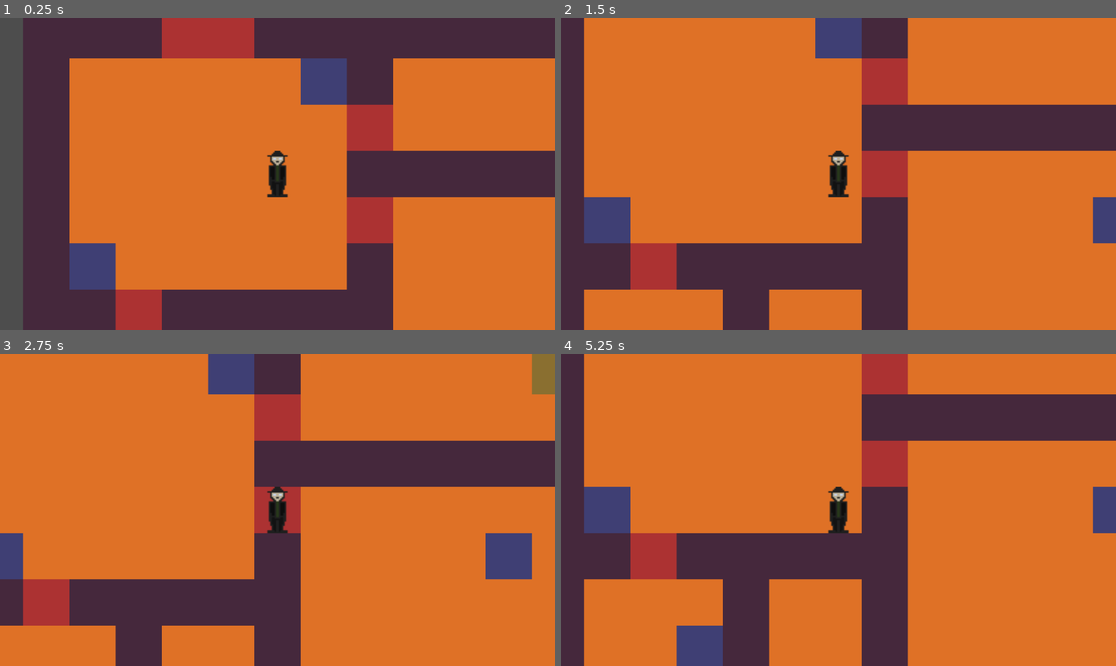
Above: before the commit, frames 1-4 (two rows, left to right).
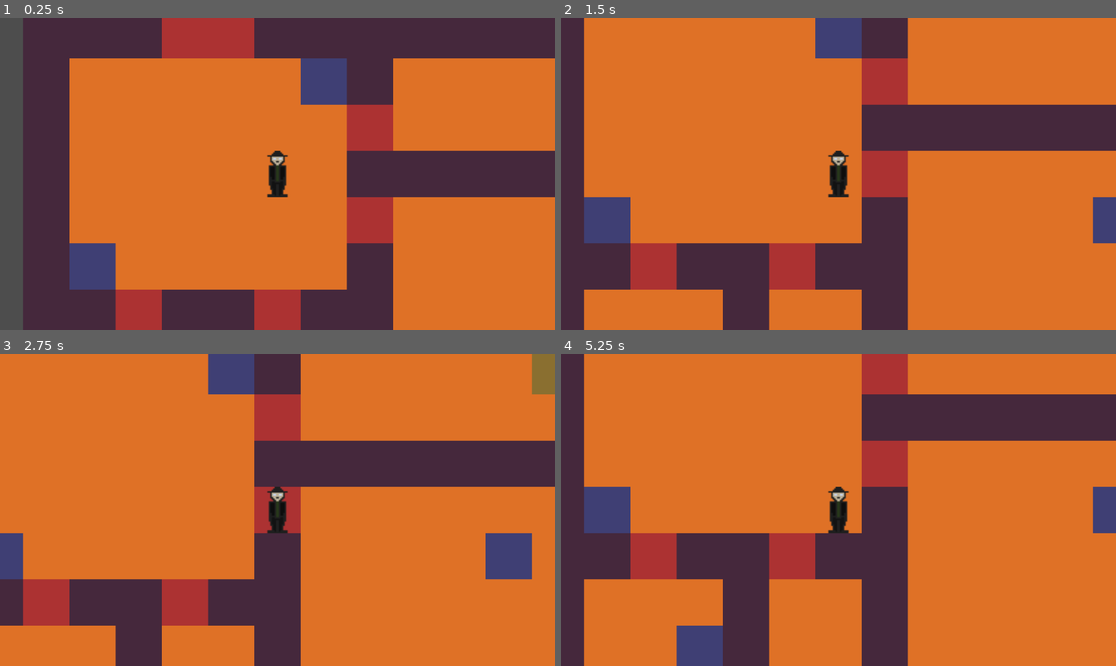
Above: after the commit, the same moments.

Repository: Akarnik0/TimeGame
Game: Godot game, scene res://Scenes/level.tscn
Two runs of this game, one before a commit and one after it. Both use one fixed random seed, a clock stepped at 60 frames per second and the inputs below.
Inputs:
- Up to frame 1 (0.25 s): no input
- Up to frame 2 (1.5 s): tap Enter at 0.5 s; hold D (right) 0.53-1.28 s; tap Space at 1.25 s; hold S (down) from 1.28 s (still down)
- Up to frame 3 (2.75 s): tap Enter at 2 s; release S (down) at 2.03 s; hold D (right) from 2.03 s (still down)
- Up to frame 4 (5.25 s): tap Space at 2.75, 4.25 s; release D (right) at 2.78 s; hold W (up) 2.78-3.53 s; tap Enter at 3.5 s; hold A (left) 3.53-5.03 s; hold S (down) from 5.03 s (still down)

The runs differ from the first frame. In frame 1, 1.1% of the frame differs, in the area x 45-55%, y 87-100%; in frame 2, 1.3%, in the area x 37-46%, y 72-88%; in frame 3, 1.3%; in frame 4, 1.2%.

Commit message:
dodata provjera prolaza kroz vrata

Diff:
--- /dev/null
+++ b/JSON/DoorLocations.json
@@ -0,0 +1,16 @@
+{
+	"Level1" :[
+		[112,16],
+		[112,80],
+		[48,144],
+		[-48,144],
+		[16,240],
+		[112,272],
+		[112,464],
+		[240,400],
+		[336,144],
+		[336,304],
+		[432,240],
+		[432,400]
+	]
+}
--- a/Scenes/level.tscn
+++ b/Scenes/level.tscn
@@ -1,6 +1,7 @@
-[gd_scene load_steps=15 format=4 uid="uid://cnx16dmfkhusg"]
+[gd_scene load_steps=16 format=4 uid="uid://cnx16dmfkhusg"]
 
 [ext_resource type="Texture2D" uid="uid://dpy6um7i5jvtv" path="res://Assets/TileAssets/Crvena.png" id="1_8c0lf"]
+[ext_resource type="Script" uid="uid://ckklj8718nab7" path="res://Scripts/LevelScripts/LevelName.gd" id="1_754fn"]
 [ext_resource type="Texture2D" uid="uid://crqtjmoa4axnu" path="res://Assets/TileAssets/Ljubicasta.png" id="2_754fn"]
 [ext_resource type="Script" uid="uid://v0w8xmff0klu" path="res://Scripts/CharacterScripts/CharacterMovement.gd" id="3_81xng"]
 [ext_resource type="Texture2D" uid="uid://b36vdlvtwq3ag" path="res://Assets/TileAssets/Narandzasta.png" id="3_bvt00"]
@@ -47,9 +48,10 @@
 size = Vector2(32, 32)
 
 [node name="Level" type="Node2D"]
+script = ExtResource("1_754fn")
 
 [node name="Grid" type="TileMapLayer" parent="."]
-tile_map_data = PackedByteArray("AAD///7/AwAAAAAAAAAAAP7/AwA …(181 unchanged characters)… AAD//wQABAAAAAAAAAAAAAQABAAAAAAAAAABAAQABAAAAAAAAAACAAQABAAAAAAAAAADAAQABAAAAAAAAA …(5092 unchanged characters)…
+tile_map_data = PackedByteArray("AAD///7/AwAAAAAAAAAAAP7/AwA …(181 unchanged characters)… AAD//wQABAAAAAAAAAAAAAQABAAAAAAAAAABAAQAAwAAAAAAAAACAAQABAAAAAAAAAADAAQABAAAAAAAAA …(5092 unchanged characters)…
 tile_set = SubResource("TileSet_0f350")
 
 [node name="Character" type="CharacterBody2D" parent="."]
--- a/Scripts/CharacterScripts/CharacterMovement.gd
+++ b/Scripts/CharacterScripts/CharacterMovement.gd
@@ -1,7 +1,12 @@
 extends CharacterBody2D
+#varijabla u kojoj ce se cuvaju podaci o lokacijama svih vrata unutar jsona
+var AllDoors = {}
+#varijabla u kojoj se cuvaju podaci o lokacijama vrata u levelu unutar jsona
+var Doors
+@onready var ray = $RayCast2D  # Make sure this RayCast2D node exists in the scene
 
-const Speed: int = 200
-@onready var ray = $RayCast2D  # Make sure this RayCast2D node exists in the scene
+var IsInDoor: bool
+var SameRoomPosition
 
 # Directional inputs
 var Inputs = {
@@ -10,7 +15,20 @@
 	"up": Vector2.UP,
 	"down": Vector2.DOWN
 }
-
+#Dobije podatke o lokaciji svih vrata unutar jsona
+func GetDoorData(FilePath: String):
+	var File = FileAccess.open(FilePath, FileAccess.READ)
+	var JsonText = File.get_as_text()
+	var ResultText = JSON.parse_string(JsonText)
+	AllDoors = ResultText
+#Dobije podatke o lokaciji vrata iz levela unutar jsona
+func GetDoorDataForLevel(LevelName: String):
+	var RawArray = AllDoors.get(LevelName,[])
+	var LevelDoors = []
+	for Pair in RawArray:
+		if Pair.size() == 2:
+			LevelDoors.append(Vector2(Pair[0], Pair[1]))
+	return LevelDoors
 # Snap character to grid center
 func SnapCharacterToGrid():
 	var tile_size = $"../Grid".tile_set.tile_size.x
@@ -24,10 +42,25 @@
 
 	if !ray.is_colliding():
 		position += Inputs[Direction] * tile_size
+		var LastPosition = position
+		if position != SameRoomPosition && IsInDoor == true:
+			GlobalLevel.Turns += 1
+			print(GlobalLevel.Turns)
+			if GlobalLevel.Turns >=12:
+				print("gotovo")
+			IsInDoor = false
+		else:
+			IsInDoor = false
+		for i in Doors:
+			if position == i:
+				IsInDoor = true
+				SameRoomPosition = LastPosition
 
 # Called once when the scene is ready
 func _ready():
 	SnapCharacterToGrid()
+	GetDoorData("res://JSON/DoorLocations.json")
+	Doors = GetDoorDataForLevel(GlobalLevel.LevelName)
 
 # Handle input (arrow keys or WASD, if mapped in project settings)
 func _unhandled_input(event: InputEvent):
--- /dev/null
+++ b/Scripts/LevelScripts/LevelName.gd
@@ -0,0 +1,6 @@
+extends Node2D
+var LevelName: String
+var Turns: int
+func _ready():
+	LevelName = "Level1"
+	Turns = 0
--- a/project.godot
+++ b/project.godot
@@ -14,6 +14,10 @@
 run/main_scene="uid://cnx16dmfkhusg"
 config/features=PackedStringArray("4.4", "Forward Plus")
 config/icon="res://icon.svg"
+
+[autoload]
+
+GlobalLevel="*res://Scripts/LevelScripts/LevelName.gd"
 
 [input]
 
Not shown, added: Scripts/LevelScripts/LevelName.gd.uid
